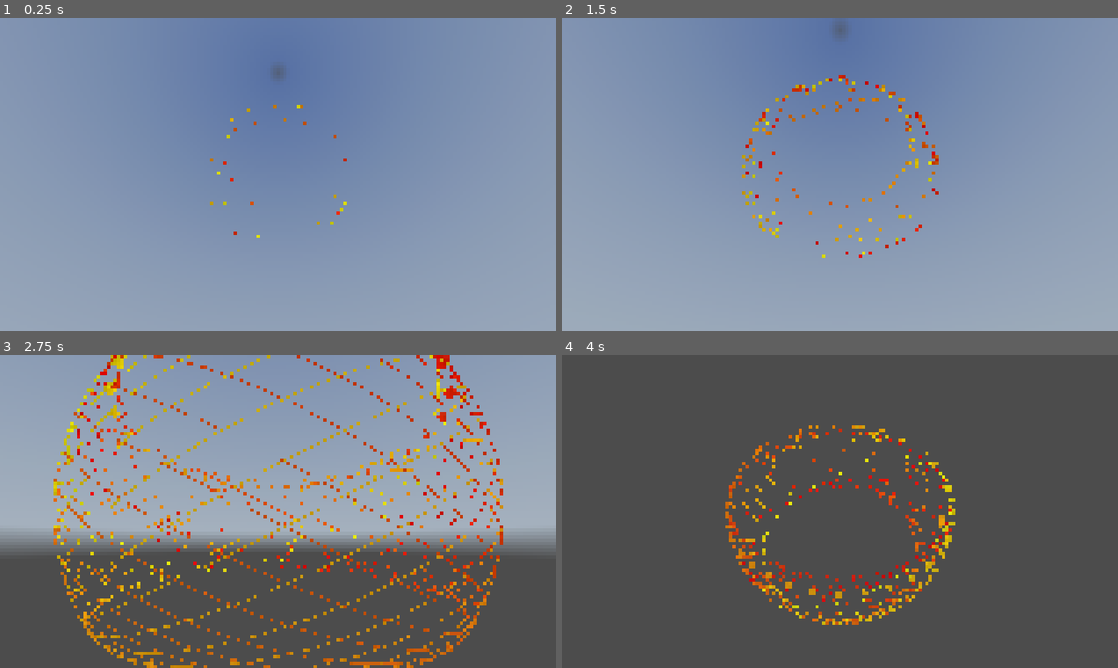
Above: before the commit, frames 1-4 (two rows, left to right).
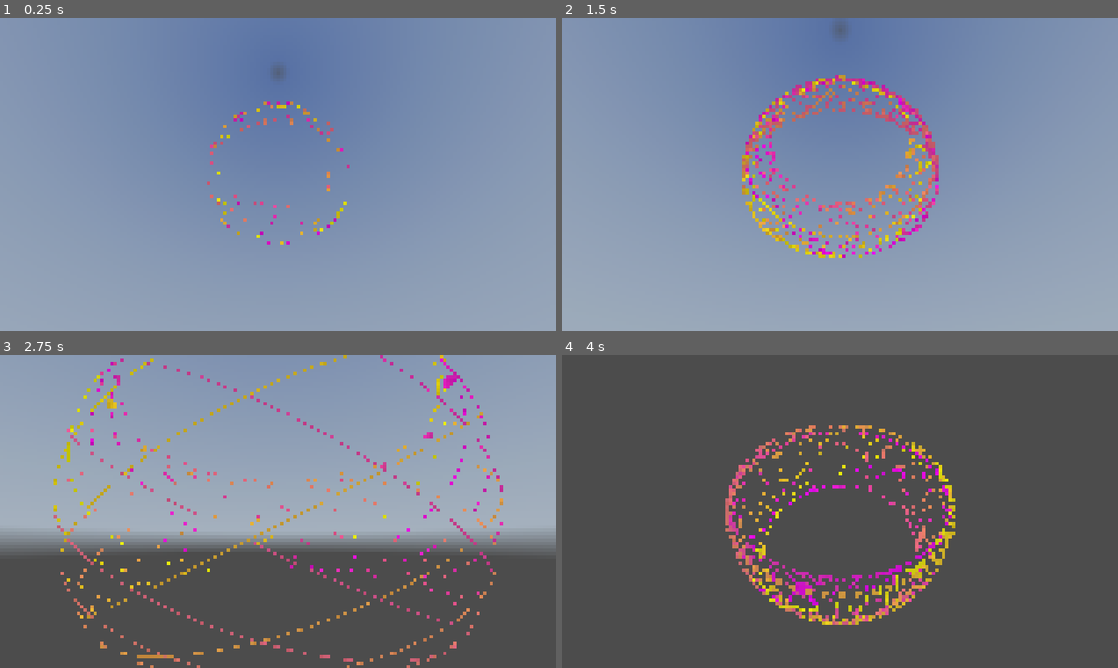
Above: after the commit, the same moments.

Repository: kasworld/gd4orbit_sphere3d
Game: Godot game, scene res://main.tscn
The game is run twice, just before and just after one commit, with the same random seed, the same clock (stepped at 60 frames per second) and the same inputs. A sky picture missing from this copy of the repository is replaced by a grey-blue gradient.
Inputs (mouse positions are in pixels of both pictures, inside the frame that each line leads up to):
- Up to frame 1 (0.25 s): no input
- Up to frame 2 (1.5 s): tap Enter at 0.5 s; move the mouse to (962, 158) at 0.52 s; click (962, 158) at 0.67 s; move the mouse to (728, 190) at 1.27 s; click (728, 190) at 1.42 s
- Up to frame 3 (2.75 s): move the mouse to (333, 442) at 2.02 s; click (333, 442) at 2.17 s
- Up to frame 4 (4 s): move the mouse to (812, 574) at 2.77 s; click (812, 574) at 2.92 s; move the mouse to (1006, 558) at 3.52 s; click (1006, 558) at 3.67 s

The runs differ from the first frame. In frame 1, 0.7% of the frame differs, in the area x 37-63%, y 26-73%; in frame 2, 4.5%; in frame 3, 12%, in the area x 9-91%, y 0-100%; in frame 4, 5.8%.

Commit message:
process change_visible_count

Diff:
--- a/main.gd
+++ b/main.gd
@@ -5,7 +5,7 @@
 var TotalDiagonal := 100.0
 var TotalHeight := 100
 var co1 := Color.YELLOW
-var co2 := Color.RED
+var co2 := Color.MAGENTA
 
 func _ready() -> void:
 	make_orbit_sphere(90, TotalDiagonal/2 *1.5)
@@ -57,10 +57,12 @@
 		n.position = Vector3.ZERO
 
 func _on_timer_timeout() -> void:
+	return
 	change_visible_count()
 
 func _process(delta: float) -> void:
 	move_camera(delta)
+	change_visible_count()
 
 func move_camera(_delta: float) -> void:
 	var t = -Time.get_unix_time_from_system() /2.3
